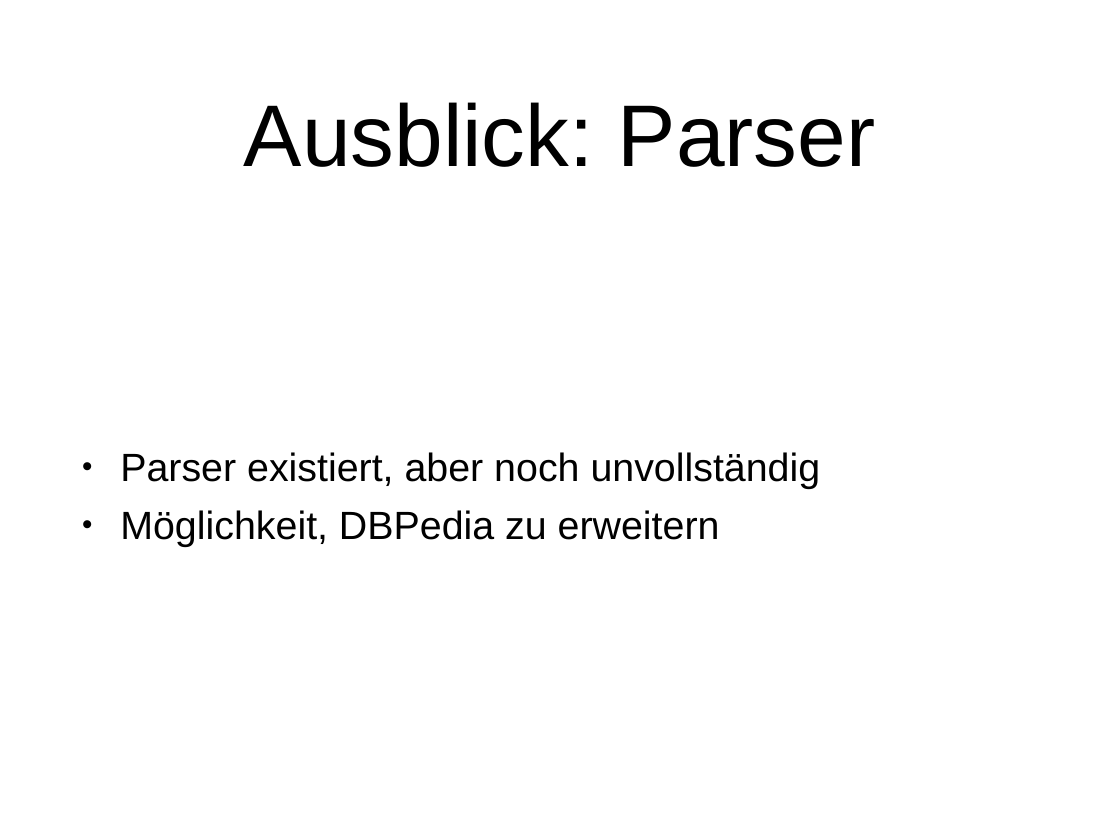
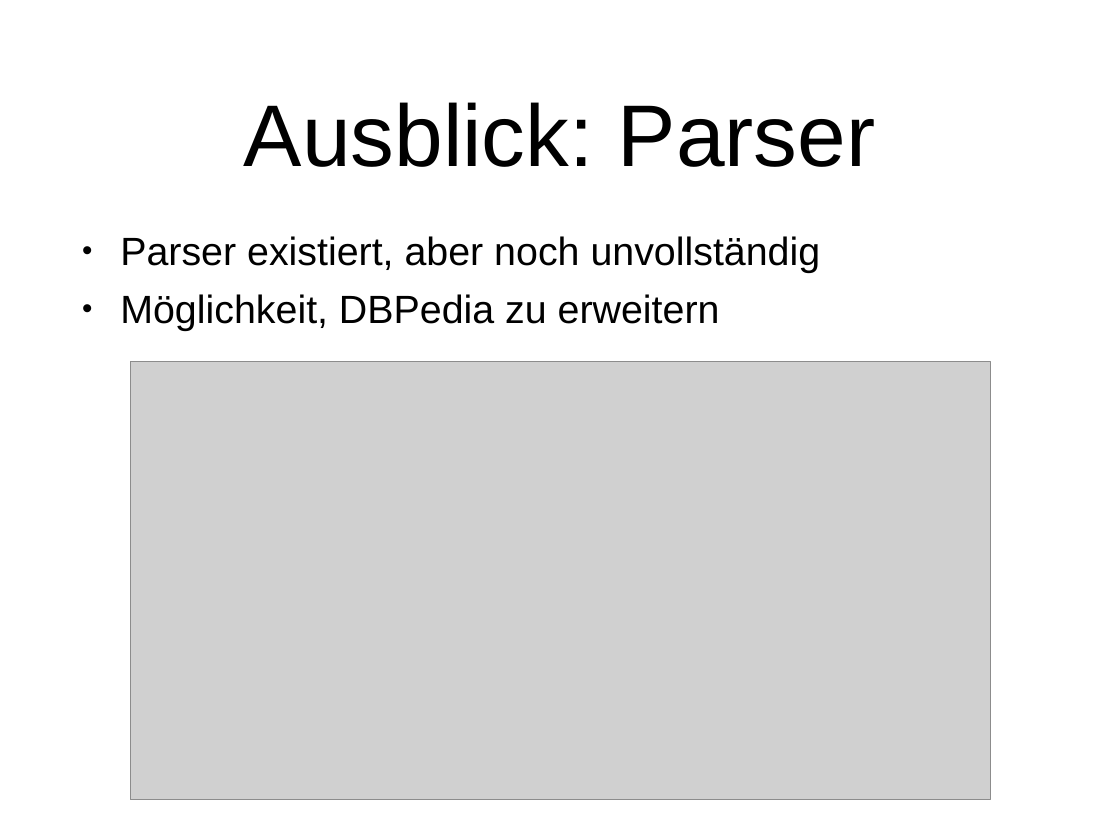
Before and after one commit to wolfkarl/MusicMashup, a slide deck: slide 9 of Vortrag/vortrag_dennis.pptx. Drawn at 1120x840 pixels with LibreOffice and Linux fonts; fonts in the diff are those of the drawing; grey boxes stand for pictures. Boxes give left, top, right and bottom in pixels: in the first picture for what was removed or moved away, otherwise in the second. Text is boxed around its words. In the diff, an @@ line names an element or a change of style, - is before the commit and + after.

Commit message:
Added a picture in the presentation.

```diff
--- a/Vortrag/vortrag_dennis.pptx
+++ b/Vortrag/vortrag_dennis.pptx
@@ text "Parser existiert, aber noch unvollständig": place and size @@
-text "Parser existiert, aber noch unvollständig" at (120,452,821,547)
+text "Parser existiert, aber noch unvollständig" at (120,236,821,331)
@@ picture added at (130,362,990,800) @@
```
